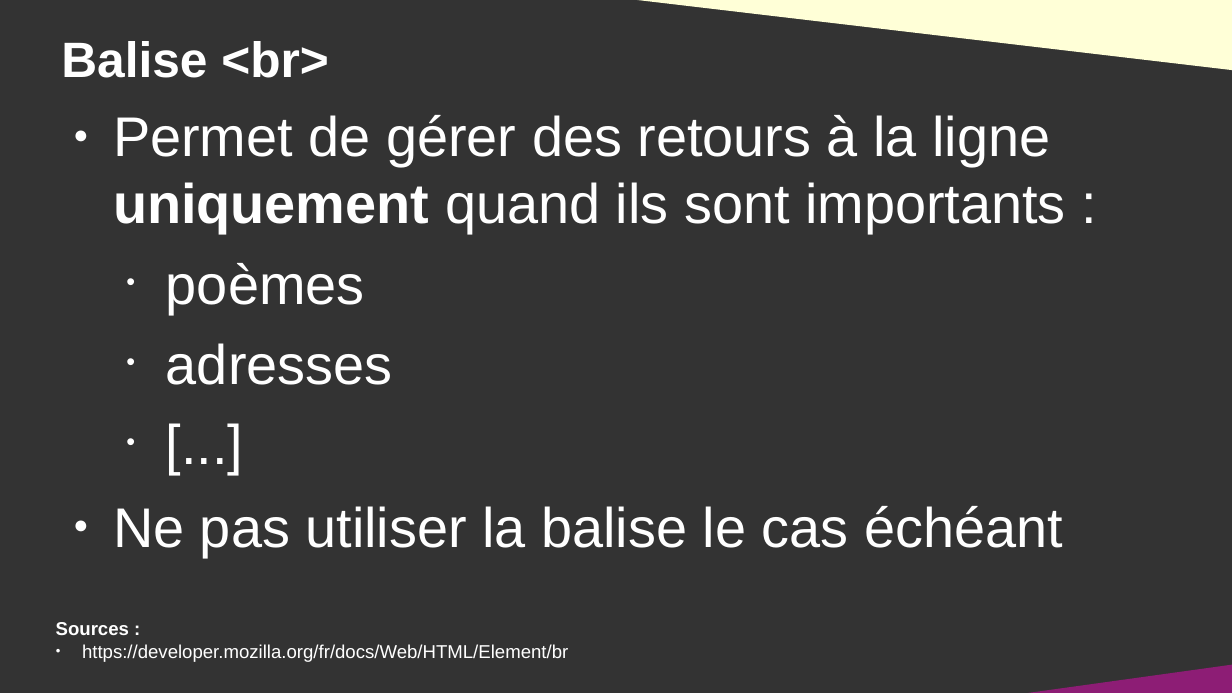
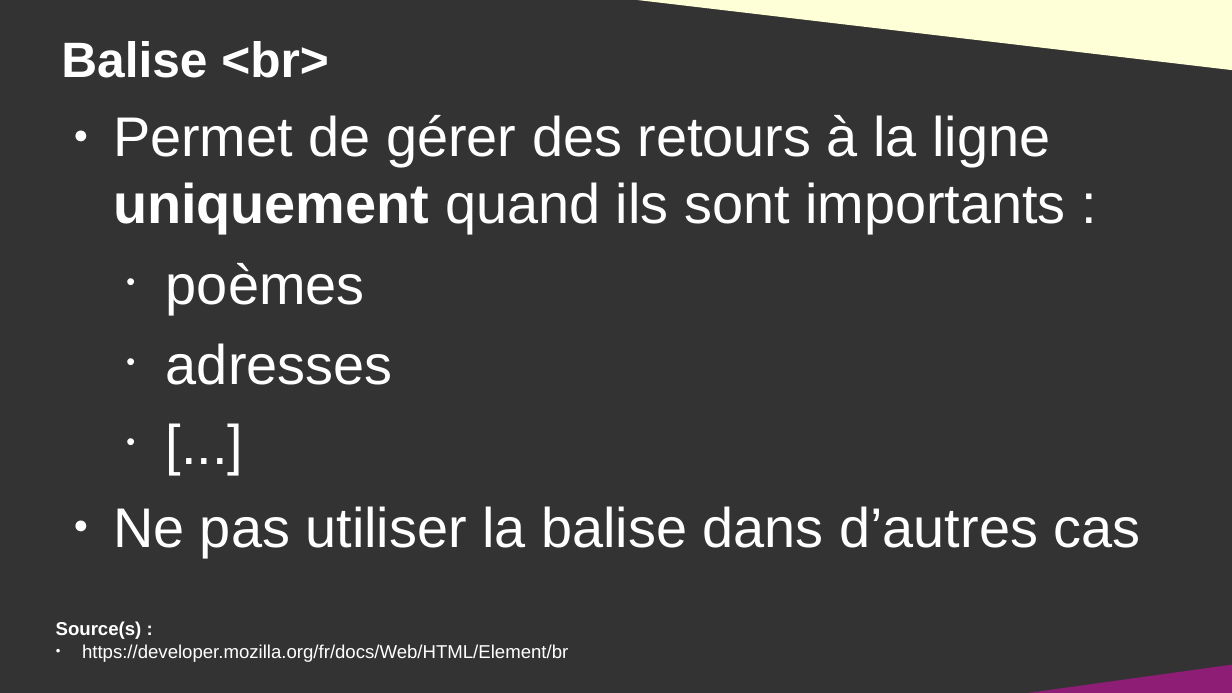
Before and after one commit to DanYellow/cours, a slide deck: slide 24 of integration-web-s1/travaux-pratiques/numero-1/presentation.odp. Drawn at 1232x693 pixels with LibreOffice and Linux fonts; fonts in the diff are those of the drawing. Boxes give left, top, right and bottom in pixels: in the first picture for what was removed or moved away, otherwise in the second. Text is boxed around its words. In the diff, an @@ line names an element or a change of style, - is before the commit and + after.

```diff
--- a/integration-web-s1/travaux-pratiques/numero-1/presentation.odp
+++ b/integration-web-s1/travaux-pratiques/numero-1/presentation.odp
@@ text at <box>113,506,1141,548</box>: text changed @@
-● Ne pas utiliser la balise le cas échéant
+● Ne pas utiliser la balise dans d’autres cas
@@ text at <box>56,621,142,639</box>: text changed @@
-Sources :
+Source(s) :
```
Also in this commit, not shown: 19 other slides changed, 1 slide added, 6 other files.
